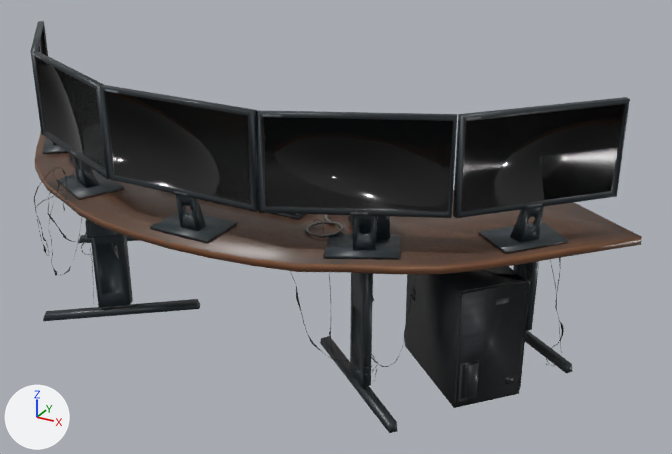
The glTF model game/public/assets/models/office-trading-desk.glb, before and after one commit.
Both versions are drawn from a camera (50 mm lens) standing at (1.213, -1.829, 1.219) and looking at (0.174, 0.061, 0.274). Every picture has the same lights, and +X, +Y and +Z are marked at lower left. The older version comes first. Vertices at exactly the same position are counted once.

Before the edit, the objects in view are built like this:
```python
me_trading_desk = bpy.data.meshes.new('trading-desk')
me_trading_desk.from_pydata(...)  # 2354 vertices, 4347 faces; spans x -0.9..0.9, y -0.38..0.38, z 0.0..0.68
me_trading_desk.materials.append(mat_office_trading_desk)
ob_trading_desk = bpy.data.objects.new('trading-desk', me_trading_desk)
ob_trading_desk.location = (0.0, 0.0, 0.0)
```
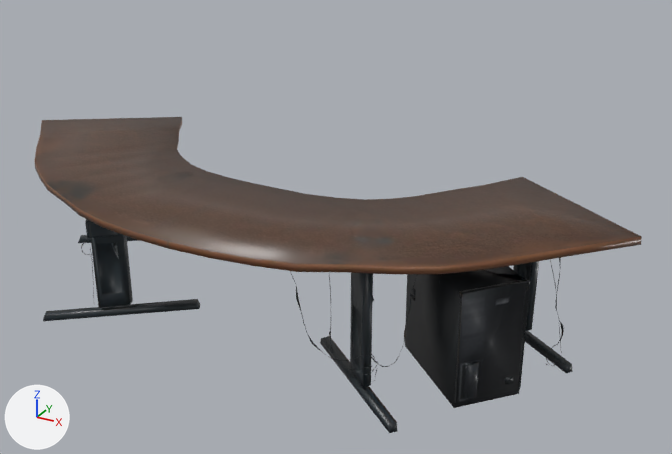
The newer file is also rescaled (x1.983) as a whole; pictures and numbers use the older file's frame.

Pixel boxes (x1, y1, x2, y2) of what changed, in the pictures (672 x 454 px):
'trading-desk', reshaped (23% shorter): before (30, 21, 642, 433); after (35, 117, 642, 433)
part 1 of me_trading_desk, deleted: before (30, 21, 630, 275)

What changed in the scene script:
```text
Change me_trading_desk:
    used by ob_trading_desk; location = (0.0, 0.0, 0.0)
    remove me_trading_desk.from_pydata(...)  # 2354 vertices, 4347 faces; spans x -0.9..0.9, y -0.38..0.38, z 0.0..0.68
    add me_trading_desk.from_pydata(...)  # 899 vertices, 1605 faces; spans x -0.9..0.9, y -0.38..0.38, z 0.0..0.37
    me_trading_desk part 1: 36 loose pieces with 1455 vertices, spanning x -0.84..0.84, y -0.35..0.13, z 0.13..0.68, are deleted
```
